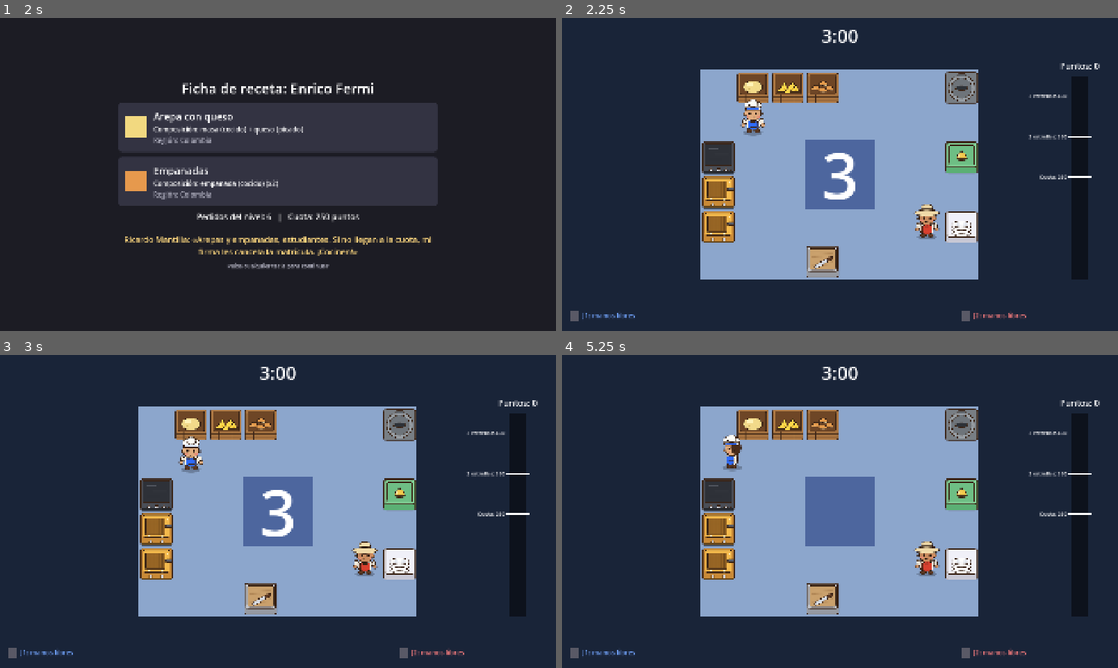
Above: before the commit, frames 1-4 (two rows, left to right).
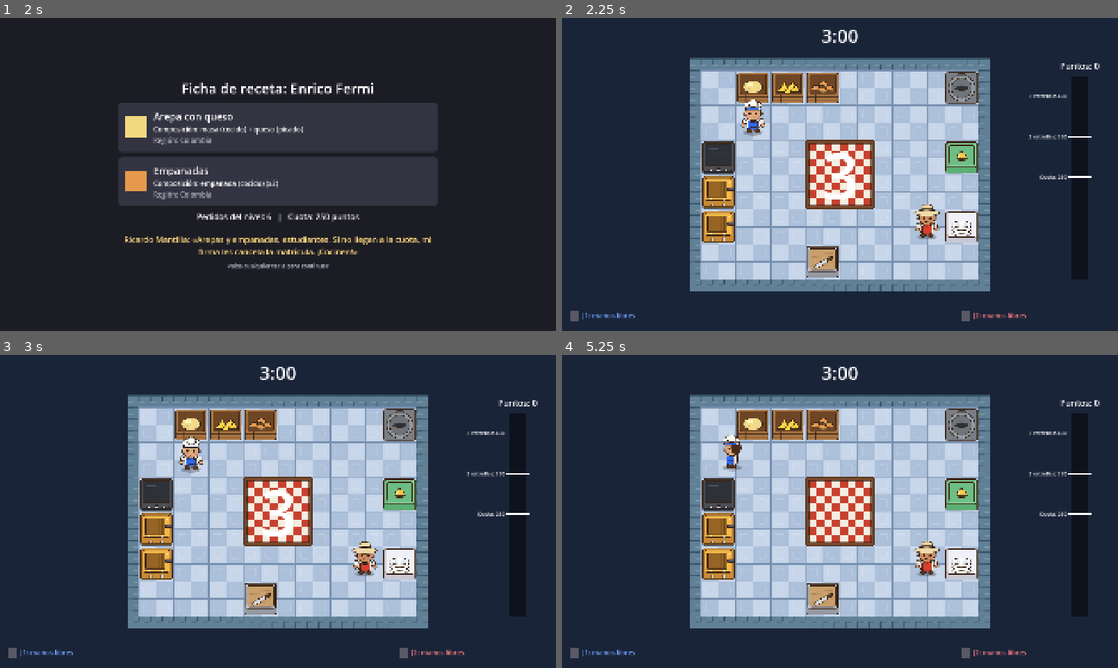
Above: after the commit, the same moments.

Repository: Penteo/traditional-kitchen
Game: Godot game, scene res://scenes/main/main.tscn
Same seed, same stepped clock (60 frames per second), same inputs: the game is played once before the commit and once after it.
Inputs (mouse positions are in pixels of both pictures, inside the frame that each line leads up to):
- Up to frame 1 (2 s): click "Jugar" at 0.5 s; click "Jugar" at 1.25 s
- Up to frame 2 (2.25 s): tap Enter (ui_accept) at 2 s; move the mouse to (962, 158) at 2.02 s; hold D (j1_derecha) from 2.03 s (still down); tap F (j1_interactuar) at 2.1 s; click (962, 158) at 2.17 s
- Up to frame 3 (3 s): tap Enter (ui_accept) at 2.27, 2.75 s; move the mouse to (166, 527) at 2.77 s; release D (j1_derecha) at 2.78 s; hold S (j1_abajo) from 2.78 s (still down); tap G (j1_procesar) at 2.85 s; click (166, 527) at 2.92 s
- Up to frame 4 (5.25 s): tap Enter (ui_accept) at 3.02, 3.5, 4.52, 5 s; move the mouse to (895, 442) at 3.52 s; release S (j1_abajo) at 3.53 s; hold D (j1_derecha) 3.53-4.28 s; tap . (j2_interactuar) at 3.6 s; click (895, 442) at 3.67 s; move the mouse to (812, 574) at 4.27 s; hold W (j1_arriba) 4.28-5.03 s; tap / (j2_procesar) at 4.35 s; click (812, 574) at 4.42 s; move the mouse to (1006, 558) at 5.02 s; hold A (j1_izquierda) from 5.03 s (still down); tap T at 5.1 s; click (1006, 558) at 5.17 s

Frame 1 is identical in both runs. In frame 2, 33% of the frame differs, in the area x 23-77%, y 12-88%; in frame 3, 33%; in frame 4, 33%.

Commit message:
feat: suelo, paredes y mostradores con arte

Diff:
--- /dev/null
+++ b/scripts/vista/decorado_nivel.gd
@@ -0,0 +1,72 @@
+class_name DecoradoNivel
+extends RefCounted
+## Viste un nivel con arte: baldosas en el suelo, ladrillo en el borde y mantel en los mostradores.
+## Solo anade nodos de dibujo y oculta los ColorRect provisionales; no toca colisiones ni logica.
+## Si falta alguna textura, ese elemento se queda con su color provisional.
+
+const CARPETA_ARTE: String = "res://assets/art/escenario/"
+const TEMAS: Array[String] = ["enrico", "jlb"]
+const GROSOR_PARED: float = 40.0
+
+
+static func aplicar(nivel_escena: Node2D, numero: int) -> void:
+	var tema: String = TEMAS[clampi(numero - 1, 0, TEMAS.size() - 1)]
+	var suelo := nivel_escena.get_node_or_null("Suelo") as ColorRect
+	if suelo != null:
+		_vestir(suelo, CARPETA_ARTE + "suelo_%s.png" % tema, true)
+		_poner_paredes(suelo, CARPETA_ARTE + "pared_%s.png" % tema)
+	for nombre in ["Mostrador1", "Mostrador2"]:
+		var forma := nivel_escena.get_node_or_null("%s/Forma" % nombre) as ColorRect
+		if forma != null:
+			var lado := int(forma.offset_right - forma.offset_left)
+			_vestir(forma, CARPETA_ARTE + "mostrador_%d.png" % lado, false)
+
+
+## Pone una textura encima de un ColorRect (en mosaico o estirada) y oculta el color provisional.
+static func _vestir(rect: ColorRect, ruta: String, en_mosaico: bool) -> TextureRect:
+	if not ResourceLoader.exists(ruta):
+		return null
+	var textura := _crear_textura(ruta, en_mosaico)
+	textura.position = Vector2(rect.offset_left, rect.offset_top)
+	textura.size = Vector2(rect.offset_right - rect.offset_left, rect.offset_bottom - rect.offset_top)
+	var padre := rect.get_parent()
+	padre.add_child(textura)
+	padre.move_child(textura, rect.get_index() + 1)
+	rect.visible = false
+	return textura
+
+
+## Cuatro franjas de ladrillo alrededor del suelo, justo donde estan los muros invisibles.
+static func _poner_paredes(suelo: ColorRect, ruta: String) -> void:
+	if not ResourceLoader.exists(ruta):
+		return
+	var izquierda := suelo.offset_left
+	var arriba := suelo.offset_top
+	var derecha := suelo.offset_right
+	var abajo := suelo.offset_bottom
+	var ancho_total := derecha - izquierda + 2.0 * GROSOR_PARED
+	var alto := abajo - arriba
+	var franjas: Array[Rect2] = [
+		Rect2(izquierda - GROSOR_PARED, arriba - GROSOR_PARED, ancho_total, GROSOR_PARED),
+		Rect2(izquierda - GROSOR_PARED, abajo, ancho_total, GROSOR_PARED),
+		Rect2(izquierda - GROSOR_PARED, arriba, GROSOR_PARED, alto),
+		Rect2(derecha, arriba, GROSOR_PARED, alto),
+	]
+	var padre := suelo.get_parent()
+	var posicion := suelo.get_index() + 1
+	for franja in franjas:
+		var textura := _crear_textura(ruta, true)
+		textura.position = franja.position
+		textura.size = franja.size
+		padre.add_child(textura)
+		padre.move_child(textura, posicion)
+		posicion += 1
+
+
+static func _crear_textura(ruta: String, en_mosaico: bool) -> TextureRect:
+	var textura := TextureRect.new()
+	textura.texture = load(ruta) as Texture2D
+	textura.expand_mode = TextureRect.EXPAND_IGNORE_SIZE
+	textura.stretch_mode = TextureRect.STRETCH_TILE if en_mosaico else TextureRect.STRETCH_SCALE
+	textura.mouse_filter = Control.MOUSE_FILTER_IGNORE
+	return textura
--- a/scripts/vista/escena_cocina_view.gd
+++ b/scripts/vista/escena_cocina_view.gd
@@ -55,6 +55,7 @@
 	_limpiar()
 	_nivel_escena = (load(ESCENAS_NIVEL[nivel.numero - 1]) as PackedScene).instantiate() as Node2D
 	add_child(_nivel_escena)
+	DecoradoNivel.aplicar(_nivel_escena, nivel.numero)
 	var estaciones: Array[Estacion] = []
 	for hijo in _nivel_escena.get_children():
 		if hijo is Estacion:
Binary file added: assets/art/escenario/mostrador_120.png
Not shown, added: assets/art/escenario/mostrador_120.png.import
Binary file added: assets/art/escenario/mostrador_240.png
Not shown, added: assets/art/escenario/mostrador_240.png.import
Binary file added: assets/art/escenario/pared_enrico.png
Not shown, added: assets/art/escenario/pared_enrico.png.import
Binary file added: assets/art/escenario/pared_jlb.png
Not shown, added: assets/art/escenario/pared_jlb.png.import
Binary file added: assets/art/escenario/suelo_enrico.png
Not shown, added: assets/art/escenario/suelo_enrico.png.import
Binary file added: assets/art/escenario/suelo_jlb.png
Not shown, added: assets/art/escenario/suelo_jlb.png.import
(and 1 more such lines)
